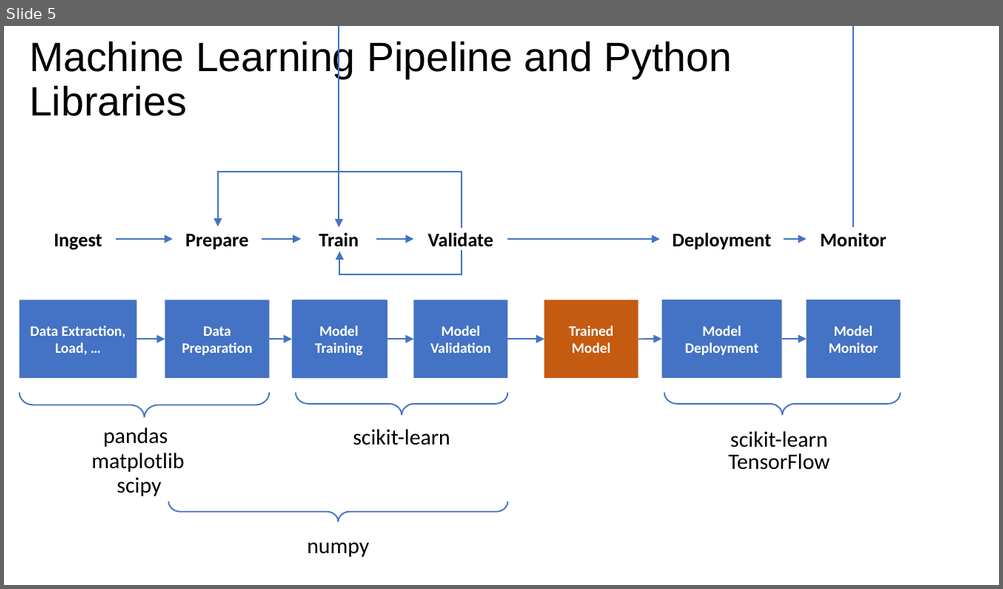
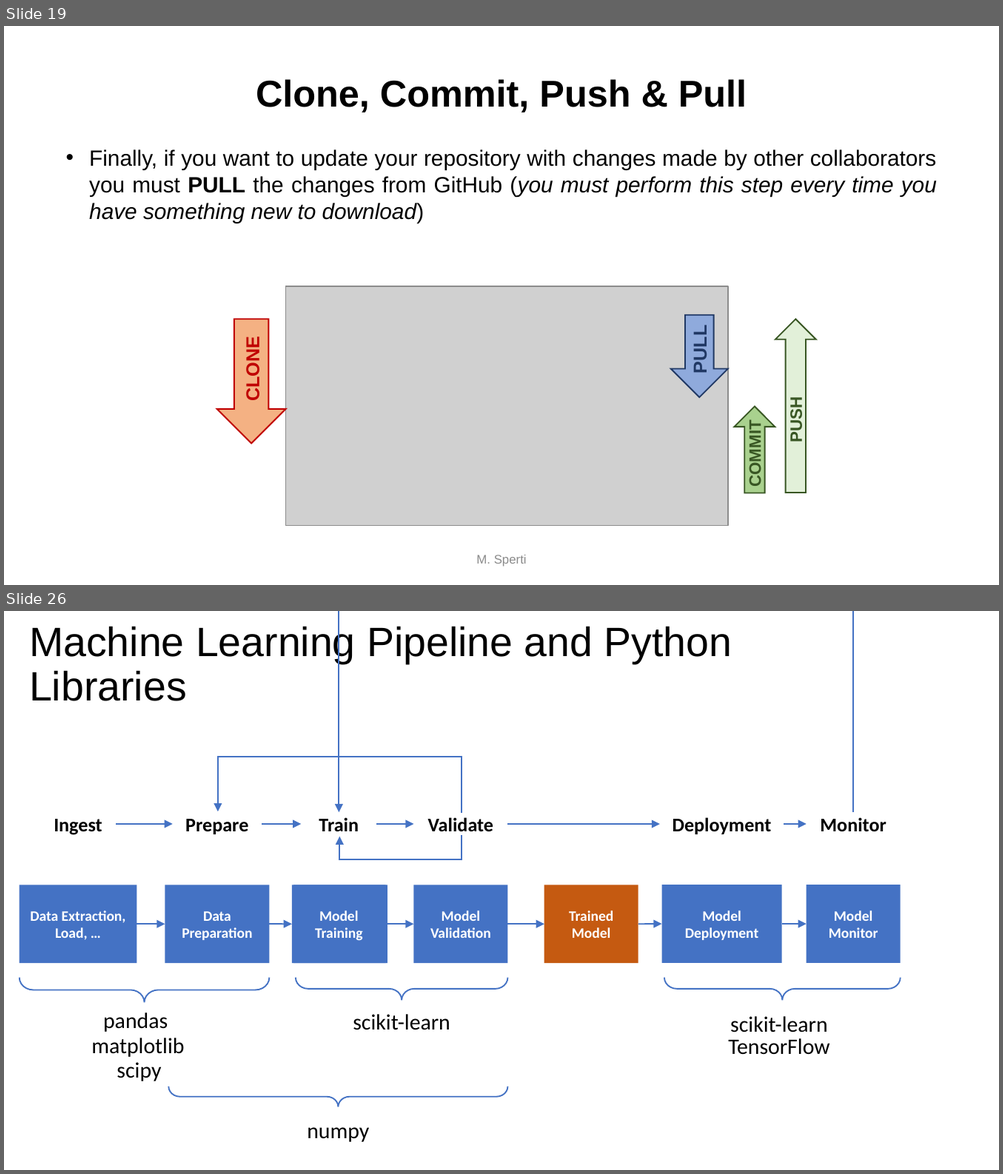
Before and after one commit to toelt-llc/MSCA-ITN-PARENT, a slide deck: DETERMINED2022/Python and scikit-learn/DETERMINED2022-toelt-Introduction Python and Scikit-learn.pptx. Shown one above the other, each under a label of ours: slide 5 before the commit, slides 19 and 26 after it; the slides between them are not shown. The pictures are 1003x589 and 1003x1174 pixels, drawn with LibreOffice and Linux fonts; fonts in the diff are those of the drawing; grey boxes stand for pictures; background and template pictures are left out. Boxes give left, top, right and bottom in pixels: in the first picture for what was removed or moved away, otherwise in the second. Text is boxed around its words. In the diff, an @@ line names an element or a change of style, - is before the commit and + after.

```diff
--- a/DETERMINED2022/Python and scikit-learn/DETERMINED2022-toelt-Introduction Python and Scikit-learn.pptx
+++ b/DETERMINED2022/Python and scikit-learn/DETERMINED2022-toelt-Introduction Python and Scikit-learn.pptx
@@ slide 19 added at box(4, 26, 999, 585), background #FFFFFF @@
@@ text added at box(256, 79, 746, 113), 27 pt, text #000000, bold @@
+Clone, Commit, Push & Pull
@@ text added at box(89, 150, 936, 223), 16 pt, text #000000 @@
+• Finally, if you want to update your repository with changes made by other collaborators you must PULL the changes from GitHub (you must perform this step every time you have something new to download)
@@ down arrow added at box(670, 315, 727, 398), fill #8FAADC, outline #203864 1 pt @@
@@ text added at box(689, 330, 710, 372), 13.5 pt, text #203864, bold @@
+PULL
@@ group added at box(217, 286, 816, 526): 3 down arrows, 3 texts, 1 picture @@
+CLONE
+COMMIT
+PUSH
@@ text added at box(476, 555, 526, 567), 9 pt, text #8C8C8C @@
+M. Sperti
@@ what was slide 5 is now slide 26 @@
```
Also in this commit, not shown: 3 slides changed, 32 other slides added, 3 slides removed, 1 other file.
